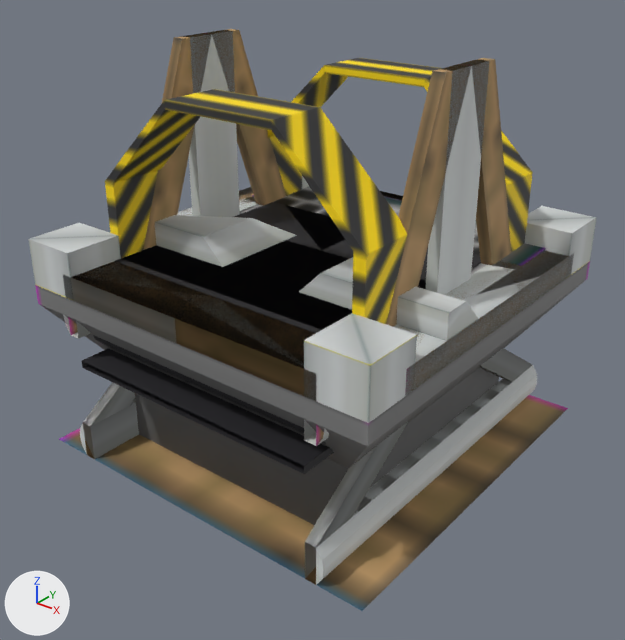
The OBJ model resources/assets/taam/models/block/conveyor.obj, before and after one commit.
Both versions are drawn from a camera (50 mm lens) standing at (1.751, -2.101, 1.3) and looking at (0.527, -0.57, 0.352). The lights are fixed; the arrows at lower left show +X, +Y and +Z. Where no turn or scale is listed for an object, it has been applied to the vertices.

Names of what the first picture shows: 'ConveyorHighThroughput_Framing_Alu_chtpmdl_alu', 'ConveyorLeftCap_Alu_cecmdl_alu', 'ConveyorRoundEndCap_Wood_cecmdl_wood', 'ConveyorRoundEnd_crmdl', 'ConveyorStraightEnd_csmdl', 'ConveyorSupportAbove_Alu_samdl_alu', 'ConveyorSupportAbove_Wood_samdl_wood', 'RedirectorLeft_crdrmdl_l', 'RedirectorRight_crdrmdl_r', 'Reference_rplane', 'SieveChute_cscmdl', 'Sieve_csvmdl', 'Support_Alu_smdl_alu'.
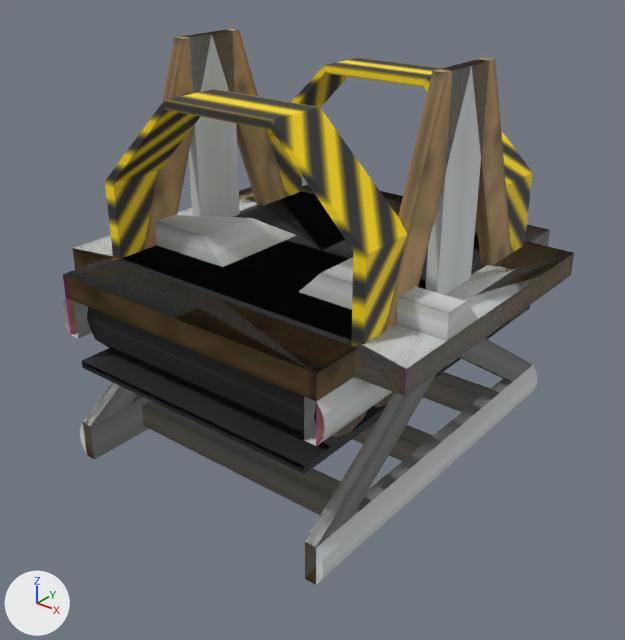
The edits, one by one:
Object 'Reference_rplane' (ob_reference_rplane) is deleted.
Object 'Sieve_csvmdl' (ob_sieve_csvmdl) is deleted.
Object 'SieveChute_cscmdl' (ob_sievechute_cscmdl) is deleted.

Where the change shows, as pixel boxes (x1, y1, x2, y2) in the pictures (625 x 640 px):
'SieveChute_cscmdl', deleted
    before: (28, 176, 597, 525)
'Reference_rplane', deleted (brown)
    before: (59, 395, 568, 611)
'Sieve_csvmdl', deleted
    before: (239, 186, 546, 275)
'ConveyorStraightEnd_Framing_Alu_csfmdl_alu', unchanged, uncovered by the edit
    before: (63, 315, 329, 446)
    after: (63, 298, 392, 446)
'ConveyorRoundBegin_crmdl', unchanged, uncovered by the edit
    before: (234, 204, 474, 280)
    after: (234, 191, 511, 377)
